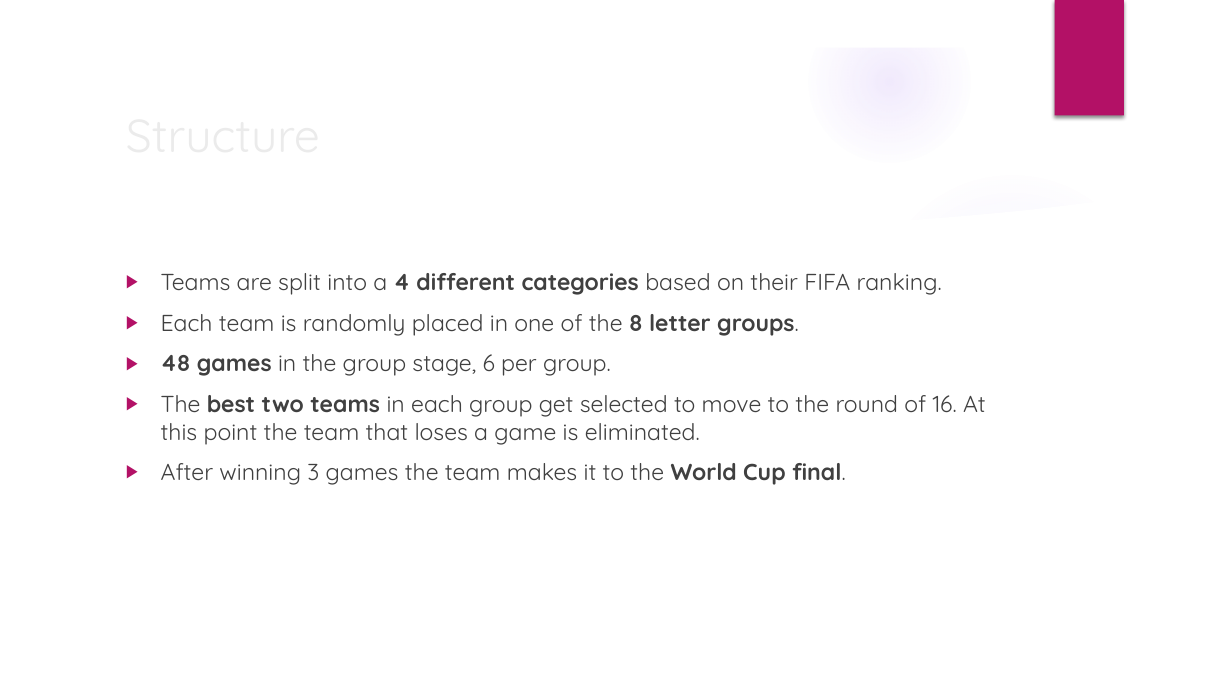
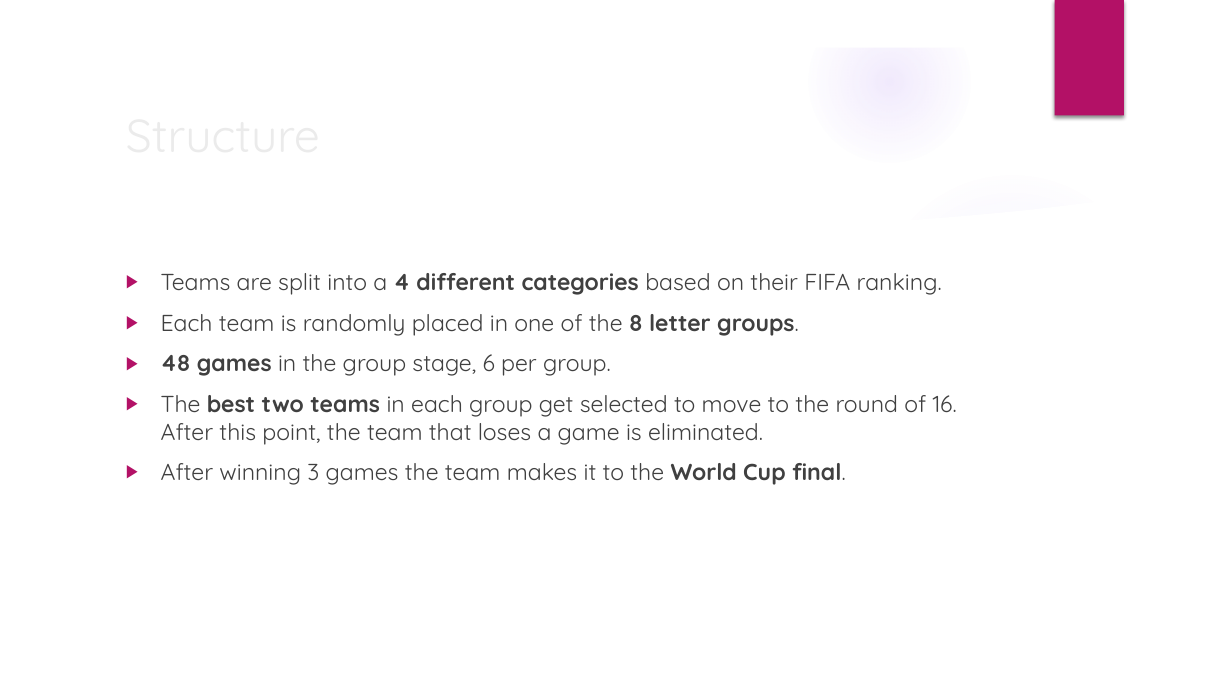
Before and after one commit to salimelawad/MonteCarloWorldCup2018, a slide deck: slide 3 of MonteCarloWorldCup2018.pptx. Drawn at 1232x693 pixels with LibreOffice and Linux fonts; fonts in the diff are those of the drawing; background and template pictures are left out. Boxes give left, top, right and bottom in pixels: in the first picture for what was removed or moved away, otherwise in the second. Text is boxed around its words. In the diff, an @@ line names an element or a change of style, - is before the commit and + after.

```diff
--- a/MonteCarloWorldCup2018.pptx
+++ b/MonteCarloWorldCup2018.pptx
@@ text at box(161, 395, 957, 445): text changed @@
-▶ The best two teams in each group get selected to move to the round of 16. At this point the team that loses a game is eliminated.
+▶ The best two teams in each group get selected to move to the round of 16. After this point, the team that loses a game is eliminated.
```
Also in this commit, not shown: 2 other slides changed, 1 other file.
